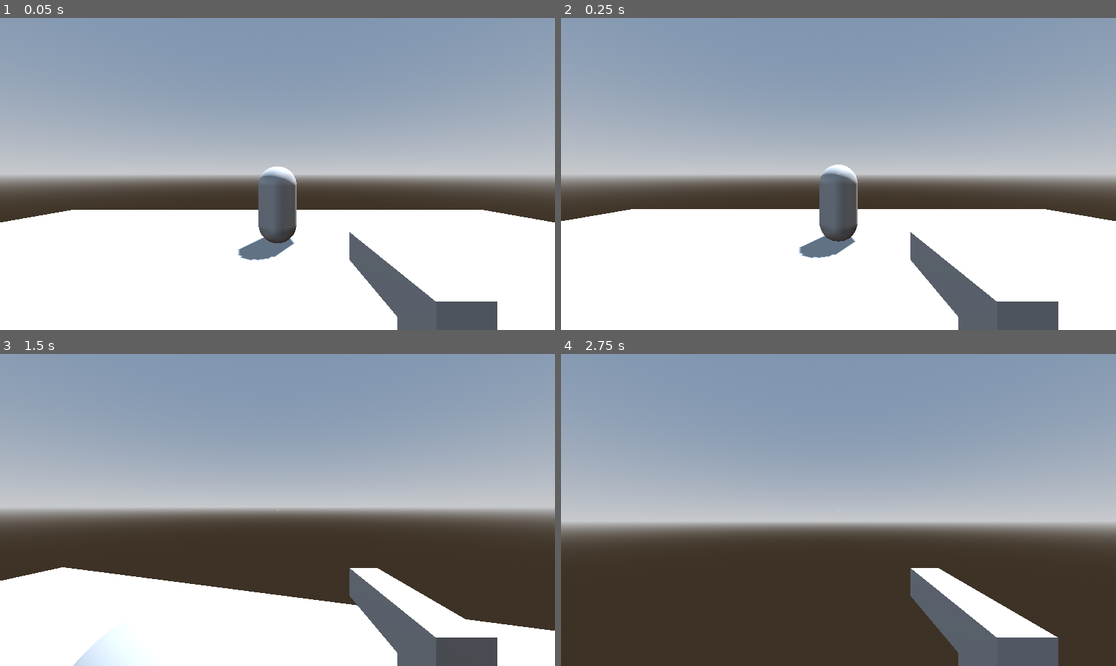
Above: before the commit, frames 1-4 (two rows, left to right).
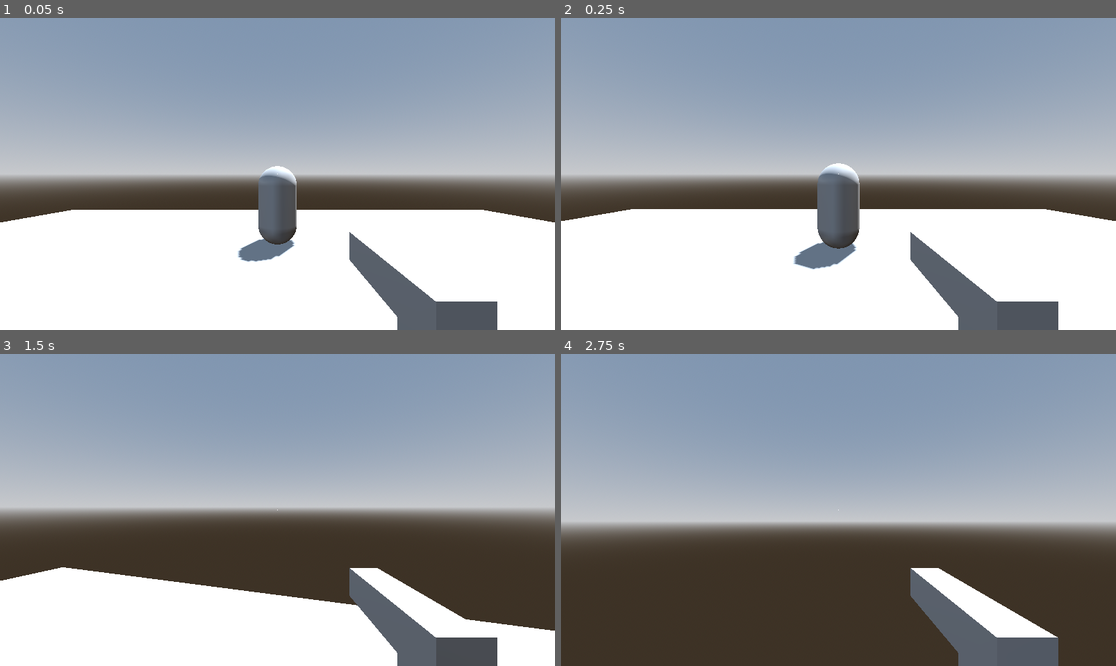
Above: after the commit, the same moments.

Repository: jevonsp/boomer-shooter
Game: Godot game, scene res://main/main.tscn
Same seed, same stepped clock (60 frames per second), same inputs: the game is played once before the commit and once after it.
Inputs (mouse positions are in pixels of both pictures, inside the frame that each line leads up to):
- Up to frame 1 (0.05 s): no input
- Up to frame 2 (0.25 s): no input
- Up to frame 3 (1.5 s): move the mouse to (305, 510) at 0.52 s; hold W from 0.53 s (still down); tap E at 0.6 s; click (305, 510) at 0.67 s; tap Space at 0.77 s; move the mouse to (249, 510) at 1.27 s; tap Tab at 1.35 s
- Up to frame 4 (2.75 s): keep holding W; tap Space at 1.52 s; move the mouse to (849, 503) at 2.02 s; tap Shift at 2.1 s

The runs differ from the first frame. In frame 1, 0.1% of the frame differs, in the area x 42-54%, y 47-79%; in frame 2, 0.9%, in the area x 41-54%, y 46-81%; in frame 3, 0.4%; in frame 4, nothing differs.

Commit message:
Enemy Movement

Diff:
--- a/enemies/enemy.gd
+++ b/enemies/enemy.gd
@@ -1,6 +1,9 @@
 extends Node3D
+const SPEED = 2.0
+var hitpoints: int = 5
 
-var hitpoints: int = 5
+func _process(delta: float) -> void:
+	move_to_player(delta)
 
 func take_damage(amount) -> void:
 	print("hit=%s" % [amount])
@@ -10,3 +13,10 @@
 
 func die() -> void:
 	queue_free()
+
+func move_to_player(delta: float):
+	var player_pos = PlayerManager.get_global_position()
+	var dir = (player_pos - global_position).normalized()
+	var movement = dir * SPEED * delta
+	global_position += movement
+	look_at(player_pos, Vector3.UP)
--- /dev/null
+++ b/main/a_star.gd
@@ -0,0 +1,26 @@
+extends Node3D
+
+var astar = AStar2D.new()
+var grid_size = 20
+
+func _ready() -> void:
+	create_astar_grid()
+
+func create_astar_grid():
+	for x in range(grid_size):
+		for z in range(grid_size):
+			var id = get_point_id(x, z)
+			var pos = Vector2(x, z)
+			astar.add_point(id, pos)
+
+	for x in range(grid_size):
+		for z in range(grid_size):
+			var id = get_point_id(x, z)
+
+			if x < grid_size - 1:
+				astar.connect_points(id, get_point_id(x + 1, z), 1)
+			if z < grid_size - 1:
+				astar.connect_points(id, get_point_id(x, z + 1), 1)
+
+func get_point_id(x, z):
+	return x + z * grid_size
--- a/main/main.gd
+++ b/main/main.gd
@@ -1,4 +1,6 @@
 extends Node
 @onready var player: CharacterBody3D = $Player
+@onready var enemy: Node3D = $Enemy
+
 func _ready() -> void:
 	get_window().grab_focus()
--- a/weapons/base_weapon.gd
+++ b/weapons/base_weapon.gd
@@ -3,6 +3,8 @@
 const BULLET_TRACER = preload("res://weapons/bullet_tracer.tscn")
 @export var BULLET: PackedScene
 @export var damage: int = 1
+@export var clip_size: int = 6
+@export var reload_time: float = 1.0
 @export var is_automatic: bool = false
 @export var shot_time: float = .3
 @export var bullet_size: float = 0.1
Not shown, added: main/a_star.gd.uid
